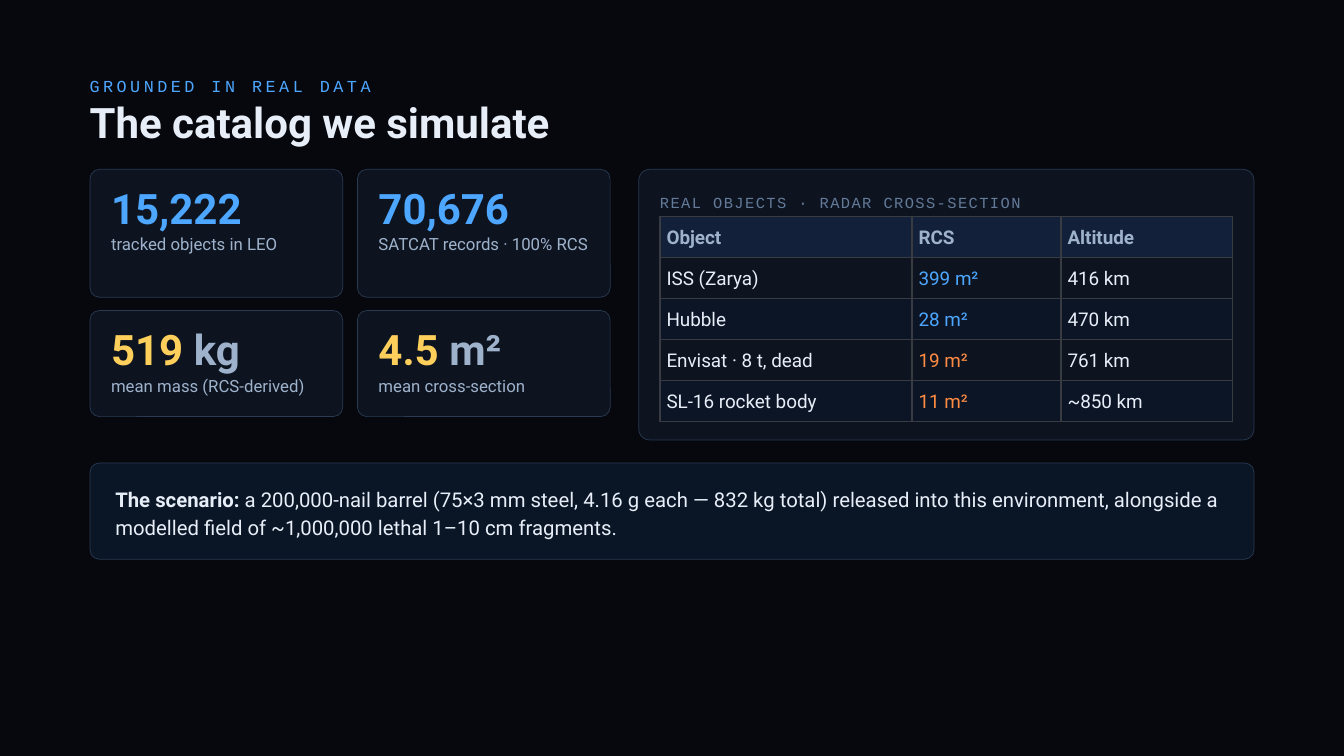
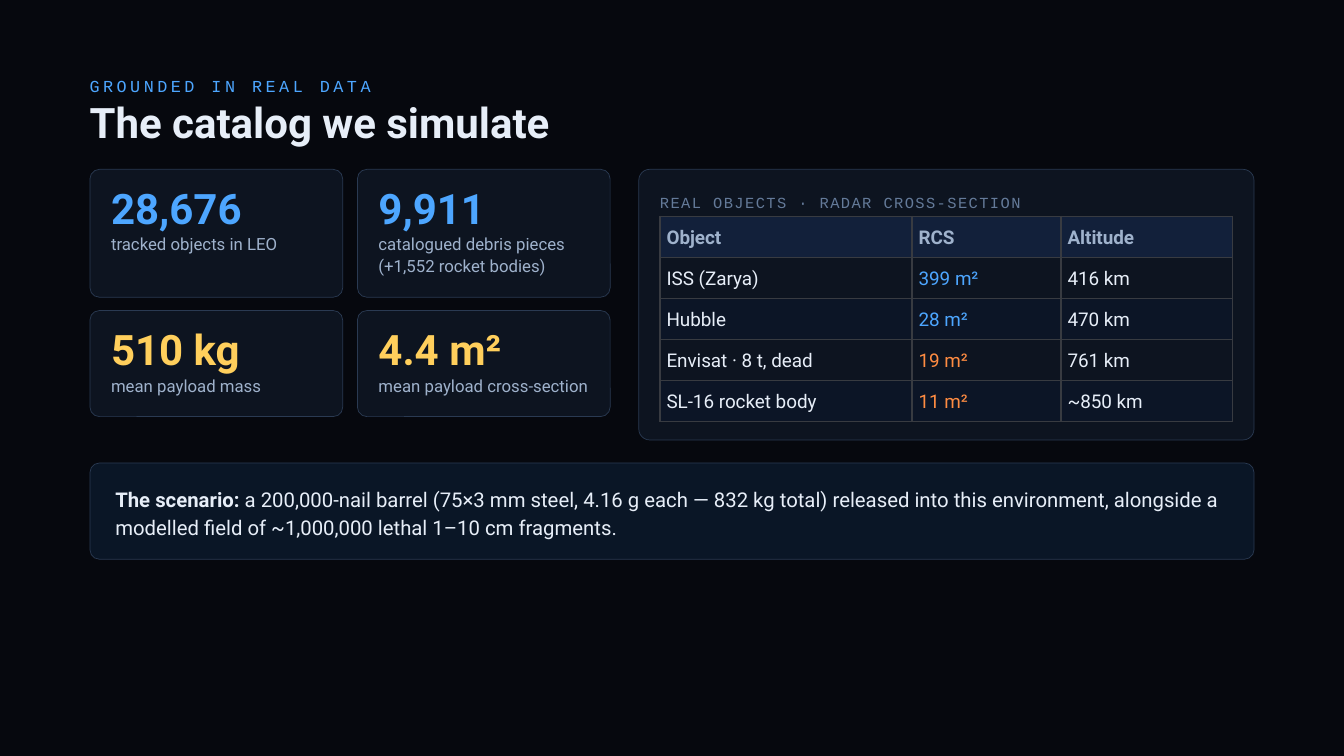
Before and after one commit to TimKadyrov/DebrisCascade, a slide deck: slide 2 of Barrel of Nails — Kessler Study.pptx. Drawn at 1344x756 pixels with LibreOffice and Linux fonts; fonts in the diff are those of the drawing. Boxes give left, top, right and bottom in pixels: in the first picture for what was removed or moved away, otherwise in the second. Text is boxed around its words. In the diff, an @@ line names an element or a change of style, - is before the commit and + after.

Commit message:
Update deck, SUMMARY and README from the fixed model and full catalog
Every number and chart now comes from data/deck_numbers.json (CLI --deck);
charts are rendered by viz/render_deck_charts.py at their slide-box sizes.

Deck changes:
- Catalog: 28,676 LEO objects incl. 9,911 catalogued debris (was 15,222
  active satellites only).
- Altitude figure (13) is now model output: per-satellite risk today (peak
  0.53%/yr at 825 km) plus fragment and intact drag lifetimes; one barrel
  at 550 km briefly makes its shell the most dangerous in LEO.
- Tipping (14): >=10 cm belt growth vs launch rate; the belt already
  grows x1.13 in 50 yr with zero launches (x421 / ~190/yr were stale).
- Operators (15): they quit by year ~28 and the belt still doubles; the
  "self-limiting" claim is withdrawn.
- Barrels (16): no number doubles the >=10 cm belt; 90-220 barrels double
  the 1-10 cm field (range = cratering convention); one ASAT ~ 25 barrels
  (was "2,000+ barrels" and "one ASAT = thousands").
- Extreme (17, 18): 500 launches/yr -> x91 belt, ~1,600-1,700
  catastrophic/yr. Low-altitude breakup (19): +22% local risk, clears in
  ~1 yr (the 98,000/yr figure came from a 1-billion-nail run).
- Physics (9): 260+260 kg -> ~29,000 fragments (combined mass).
- Model limits (22) and references (23) rewritten; Kessler citation fixed,
  Liou & Johnson (2006) added.

SUMMARY.md and README rewritten to match.

```diff
--- a/Barrel of Nails — Kessler Study.pptx
+++ b/Barrel of Nails — Kessler Study.pptx
@@ text at (x1=111, y1=193, x2=242, y2=232): text changed @@
-15,222
+28,676
@@ text at (x1=378, y1=193, x2=484, y2=232): text changed @@
-70,676
+9,911
@@ text at (x1=378, y1=237, x2=565, y2=276): text changed @@
-SATCAT records · 100% RCS
+catalogued debris pieces (+1,552 rocket bodies)
@@ text at (x1=111, y1=333, x2=240, y2=374): text changed @@
-519 kg
+510 kg
@@ text at (x1=378, y1=335, x2=501, y2=366): text changed @@
-4.5 m²
+4.4 m²
@@ text at (x1=111, y1=379, x2=261, y2=396): text changed @@
-mean mass (RCS-derived)
+mean payload mass
@@ text at (x1=378, y1=379, x2=588, y2=396): text changed @@
-mean cross-section
+mean payload cross-section
```
Also in this commit, not shown: 13 other slides changed, 11 other files.
